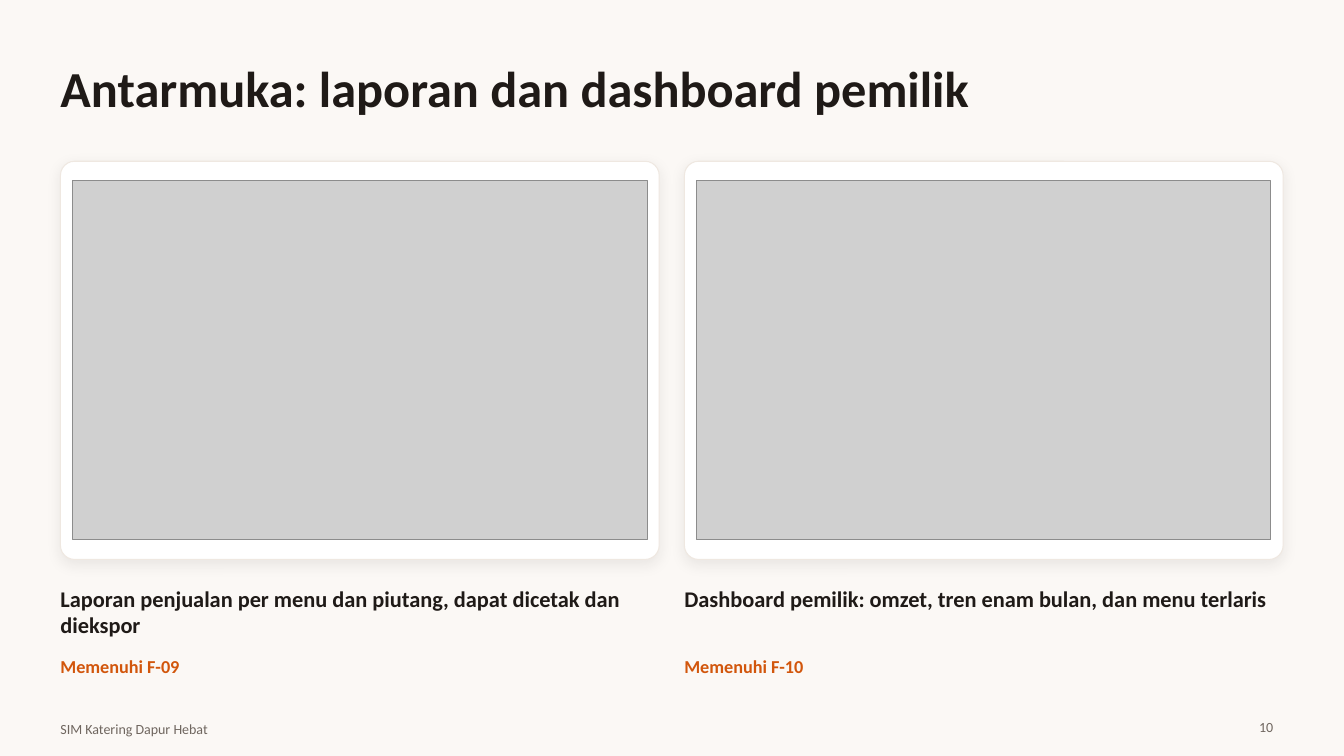
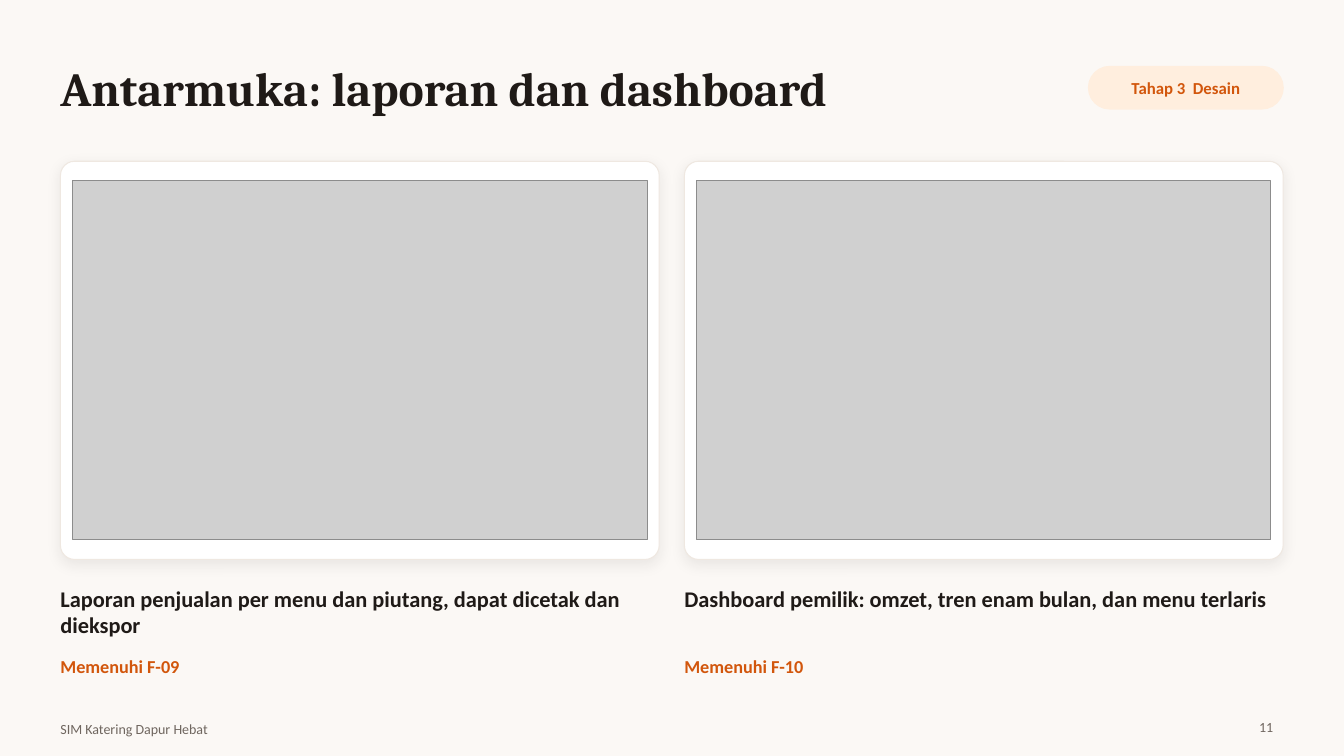
Before and after one commit to koriebruh/sim-katering-dapur-hebat, a slide deck: slide 11 of Presentasi-SIM-Katering-Dapur-Hebat.pptx (slide 10 before the commit). Drawn at 1344x756 pixels with LibreOffice and Linux fonts; fonts in the diff are those of the drawing; grey boxes stand for pictures. Boxes give left, top, right and bottom in pixels: in the first picture for what was removed or moved away, otherwise in the second. Text is boxed around its words. In the diff, an @@ line names an element or a change of style, - is before the commit and + after.

```diff
--- a/Presentasi-SIM-Katering-Dapur-Hebat.pptx
+++ b/Presentasi-SIM-Katering-Dapur-Hebat.pptx
@@ title at <box>60,73,827,116</box>: text changed; size 36 to 34 pt; font Calibri to Cambria @@
-Antarmuka: laporan dan dashboard pemilik
+Antarmuka: laporan dan dashboard
@@ rounded rectangle added at <box>1089,67,1284,109</box>, fill #FFEEDE, outline #FFEEDE 1 pt @@
@@ text added at <box>1131,82,1240,97</box>, 12 pt, text #D2560C, bold @@
+Tahap 3 Desain
@@ page number at <box>1259,723,1273,732</box>: text changed @@
-10
+11
```
Also in this commit, not shown: 13 other slides changed, 1 slide added, 5 other files.
